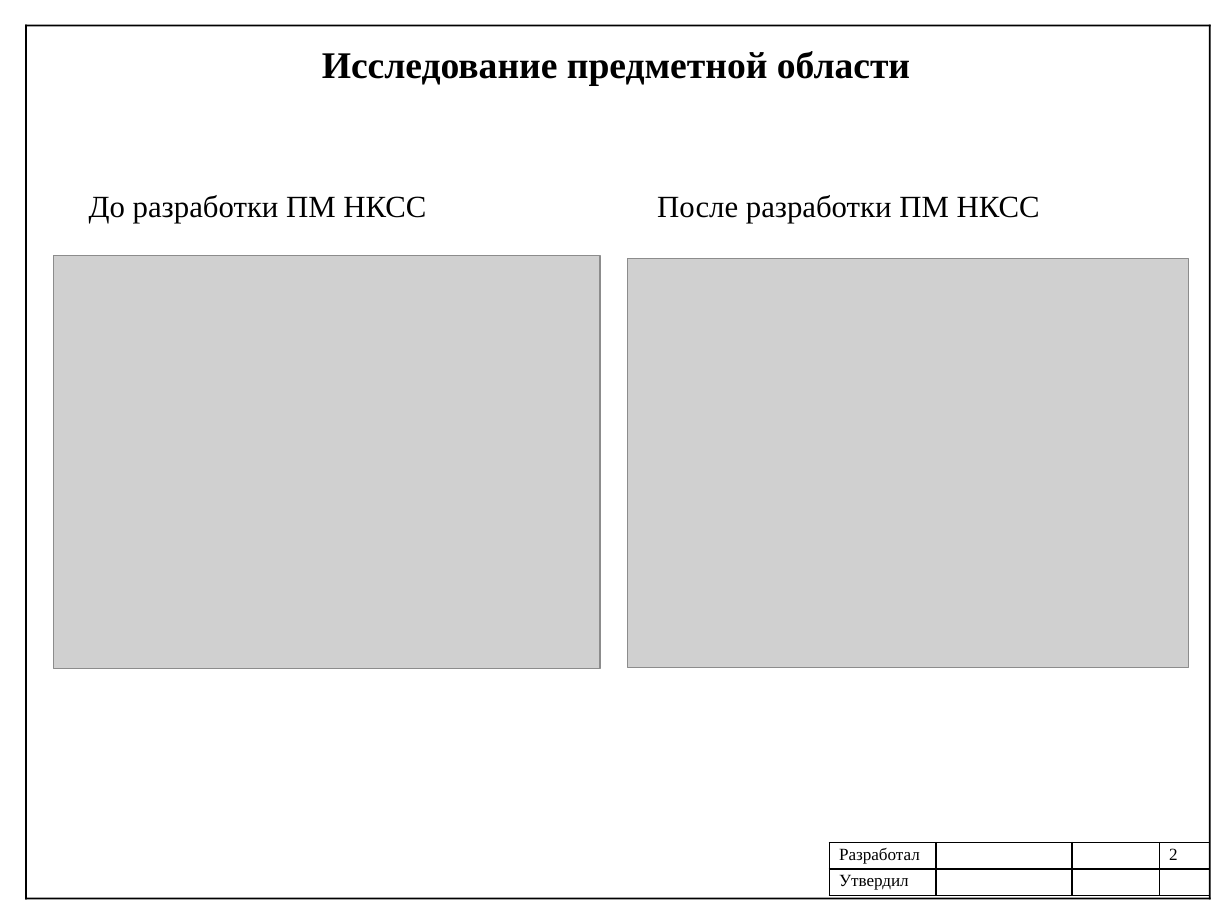
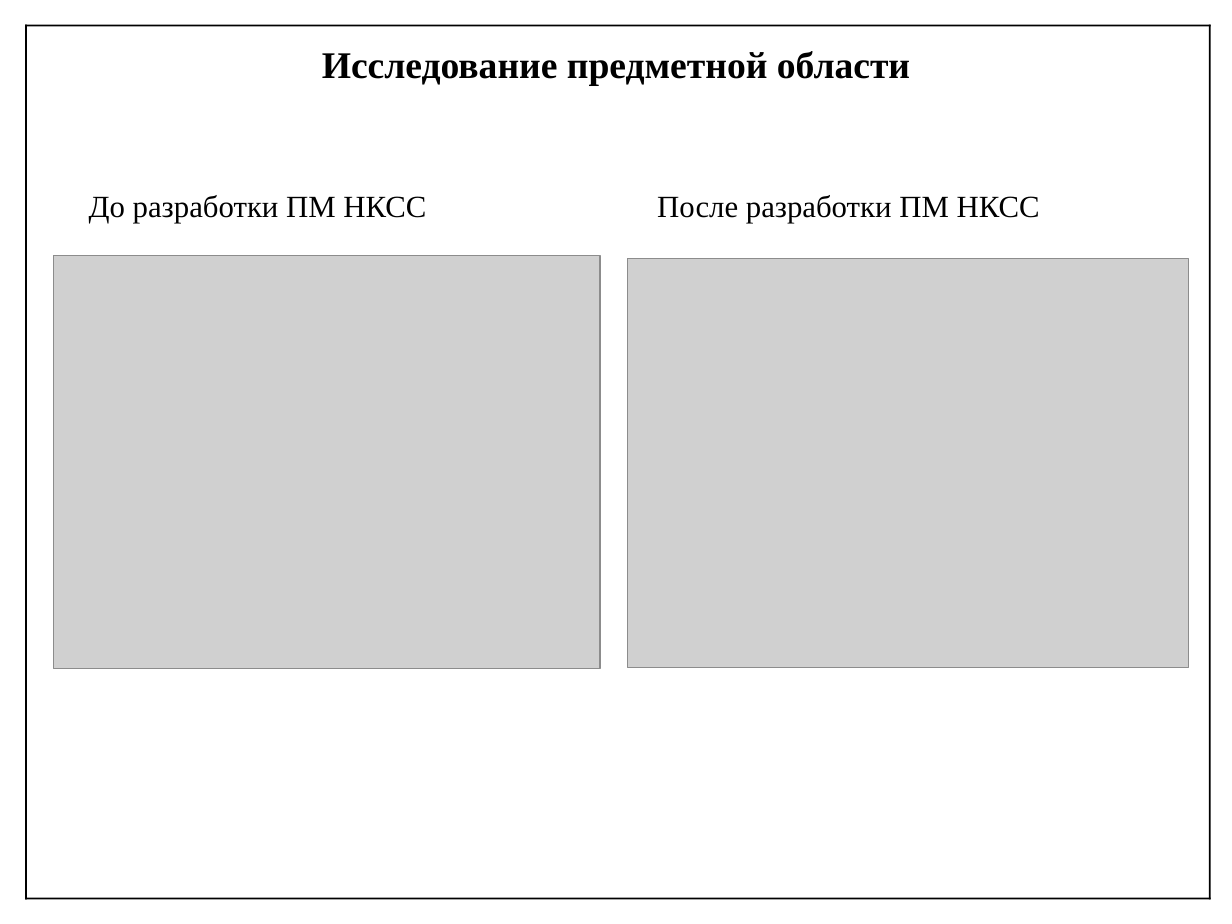
Before and after one commit to Shurpumpel/diplom, a slide deck: slide 2 of предзащита/Федотов_ПИН-41_Презентация.pptx. Drawn at 1232x924 pixels with LibreOffice and Linux fonts; fonts in the diff are those of the drawing; grey boxes stand for pictures. Boxes give left, top, right and bottom in pixels: in the first picture for what was removed or moved away, otherwise in the second. Text is boxed around its words. In the diff, an @@ line names an element or a change of style, - is before the commit and + after.

```diff
--- a/предзащита/Федотов_ПИН-41_Презентация.pptx
+++ b/предзащита/Федотов_ПИН-41_Презентация.pptx
@@ table removed at (x1=829, y1=843, x2=1210, y2=898), 2 rows, 4 columns @@
-Разработал |  |  | 2
-Утвердил |  |  | 
```
Also in this commit, not shown: 8 other slides changed, 1 slide added, 1 slide removed, 4 other files.
